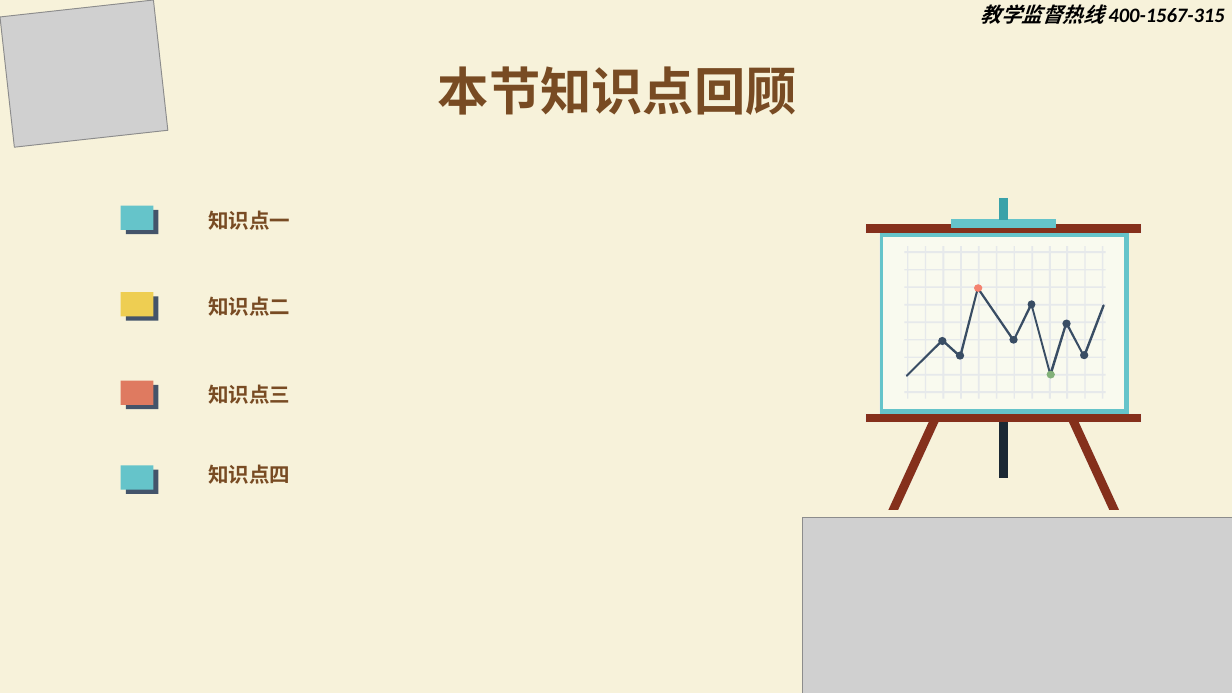
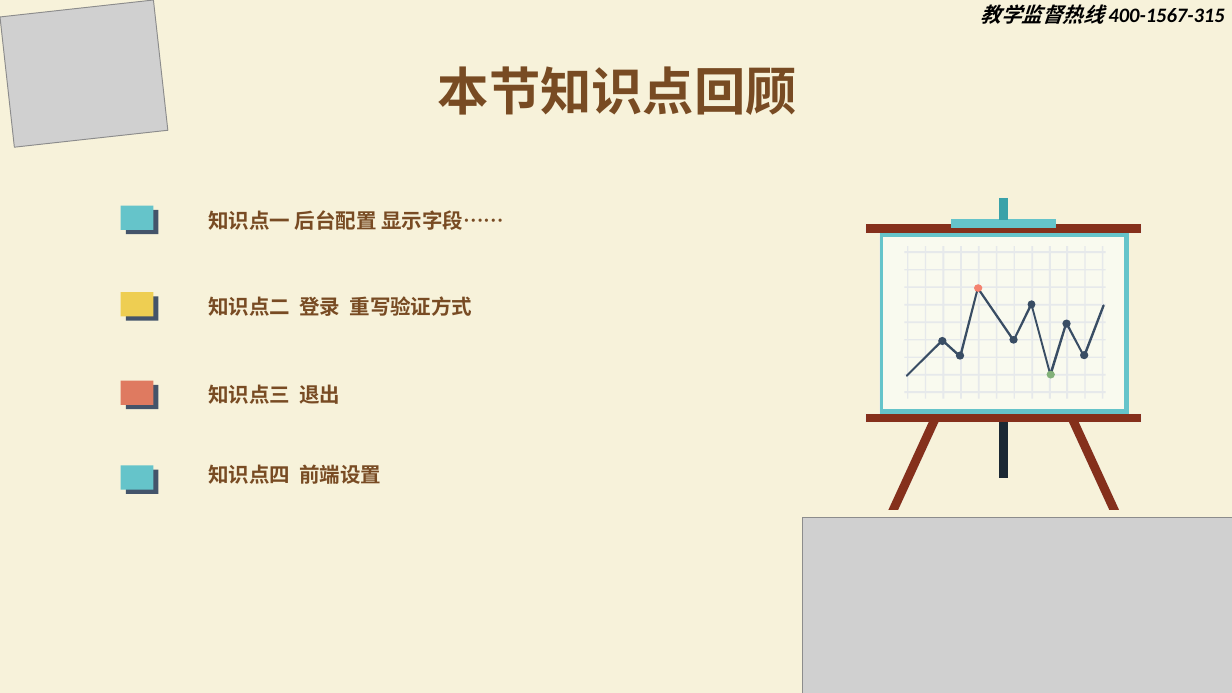
Before and after one commit to pizil-li/ClassDoc, a slide deck: slide 5 of 课件/第四节课/python标准课件4节课.pptx (slide 9 before the commit). Drawn at 1232x693 pixels with LibreOffice and Linux fonts; fonts in the diff are those of the drawing; grey boxes stand for pictures; background and template pictures are left out. Boxes give left, top, right and bottom in pixels: in the first picture for what was removed or moved away, otherwise in the second. Text is boxed around its words. In the diff, an @@ line names an element or a change of style, - is before the commit and + after.

```diff
--- a/课件/第四节课/python标准课件4节课.pptx
+++ b/课件/第四节课/python标准课件4节课.pptx
@@ text at [208,210,504,230]: text changed @@
-知识点一
+知识点一 后台配置 显示字段……
@@ text at [208,296,473,316]: text changed @@
-知识点二
+知识点二 登录 重写验证方式
@@ text at [208,384,340,404]: text changed @@
-知识点三
+知识点三 退出
@@ text at [208,464,381,484]: text changed @@
-知识点四
+知识点四 前端设置
```
Also in this commit, not shown: 1 other slide changed, 4 slides removed, 4 other files.
